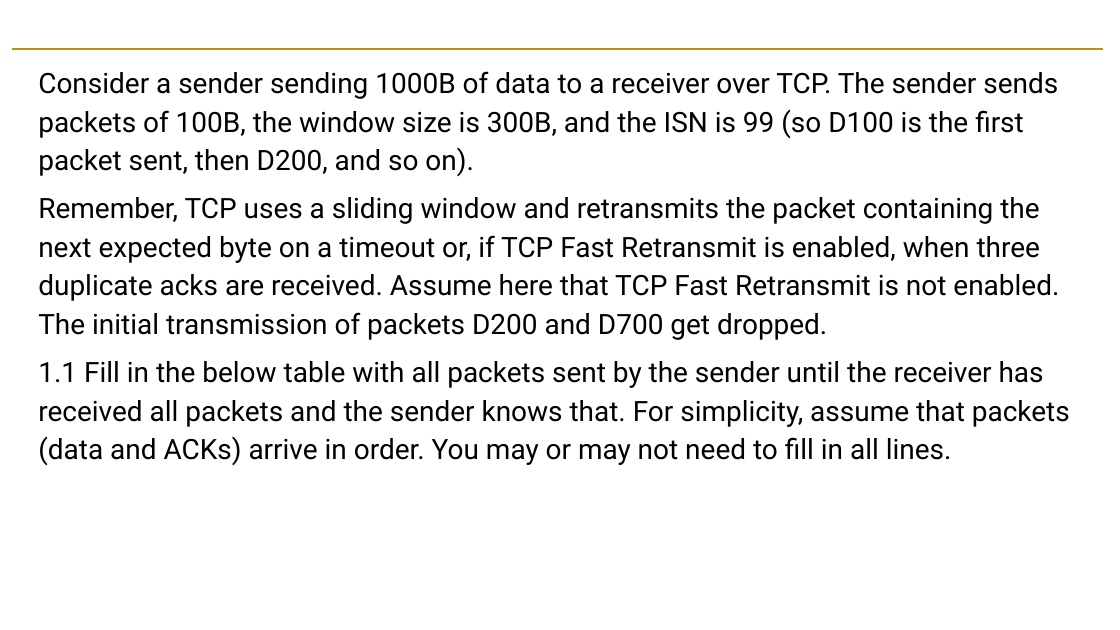
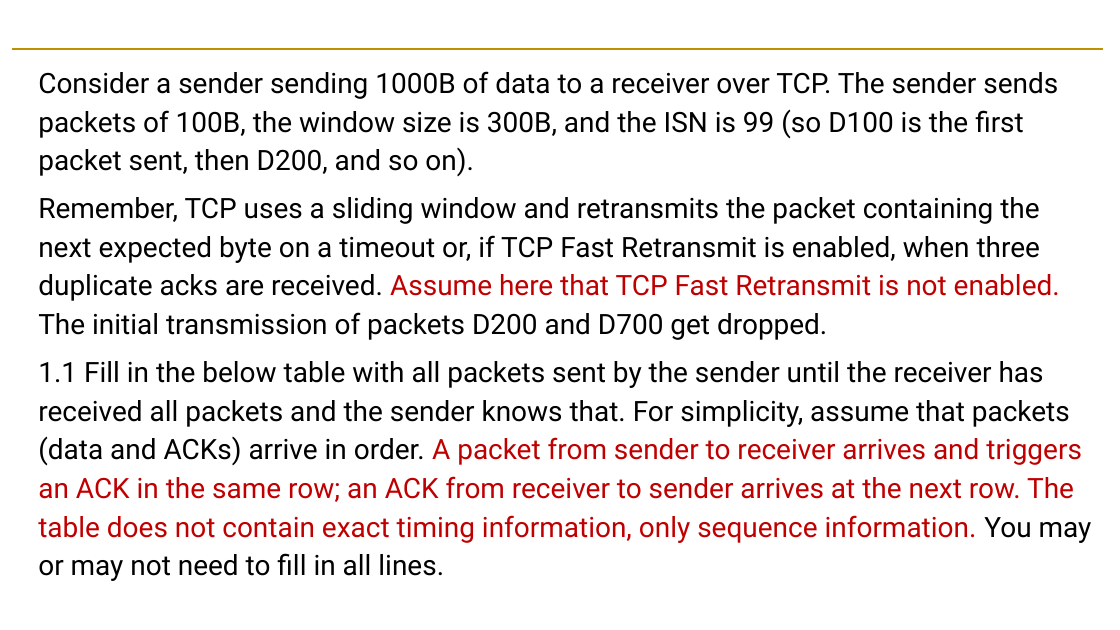
Before and after one commit to guhofstra/CSC175Sp26, a slide deck: slide 4 of PPTs/Lecture 11 Exercises ANS.pptx. Drawn at 1120x630 pixels with LibreOffice and Linux fonts; fonts in the diff are those of the drawing. Boxes give left, top, right and bottom in pixels: in the first picture for what was removed or moved away, otherwise in the second. Text is boxed around its words. In the diff, an @@ line names an element or a change of style, - is before the commit and + after.

```diff
--- a/PPTs/Lecture 11 Exercises ANS.pptx
+++ b/PPTs/Lecture 11 Exercises ANS.pptx
@@ text at [38, 197, 1060, 340]: text colour #000000 to #C00000 in "Assume here that TCP Fast Retransmit is ..." @@
@@ text at [38, 361, 1092, 581]: text changed @@
-1.1 Fill in the below table with all packets sent by the sender until the receiver has received all packets and the sender knows that. For simplicity, assume that packets (data and ACKs) arrive in order. You may or may not need to fill in all lines.
+1.1 Fill in the below table with all packets sent by the sender until the receiver has received all packets and the sender knows that. For simplicity, assume that packets (data and ACKs) arrive in order. A packet from sender to receiver arrives and triggers an ACK in the same row; an ACK from receiver to sender arrives at the next row. The table does not contain exact timing information, only sequence information. You may or may not need to fill in all lines.
```
Also in this commit, not shown: 3 other slides changed, 14 other files.
